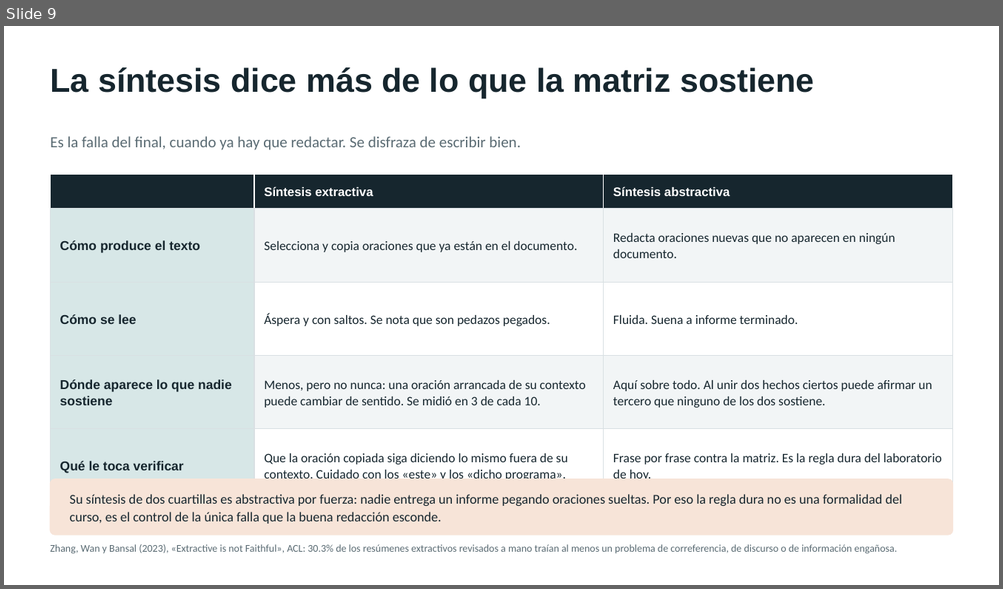
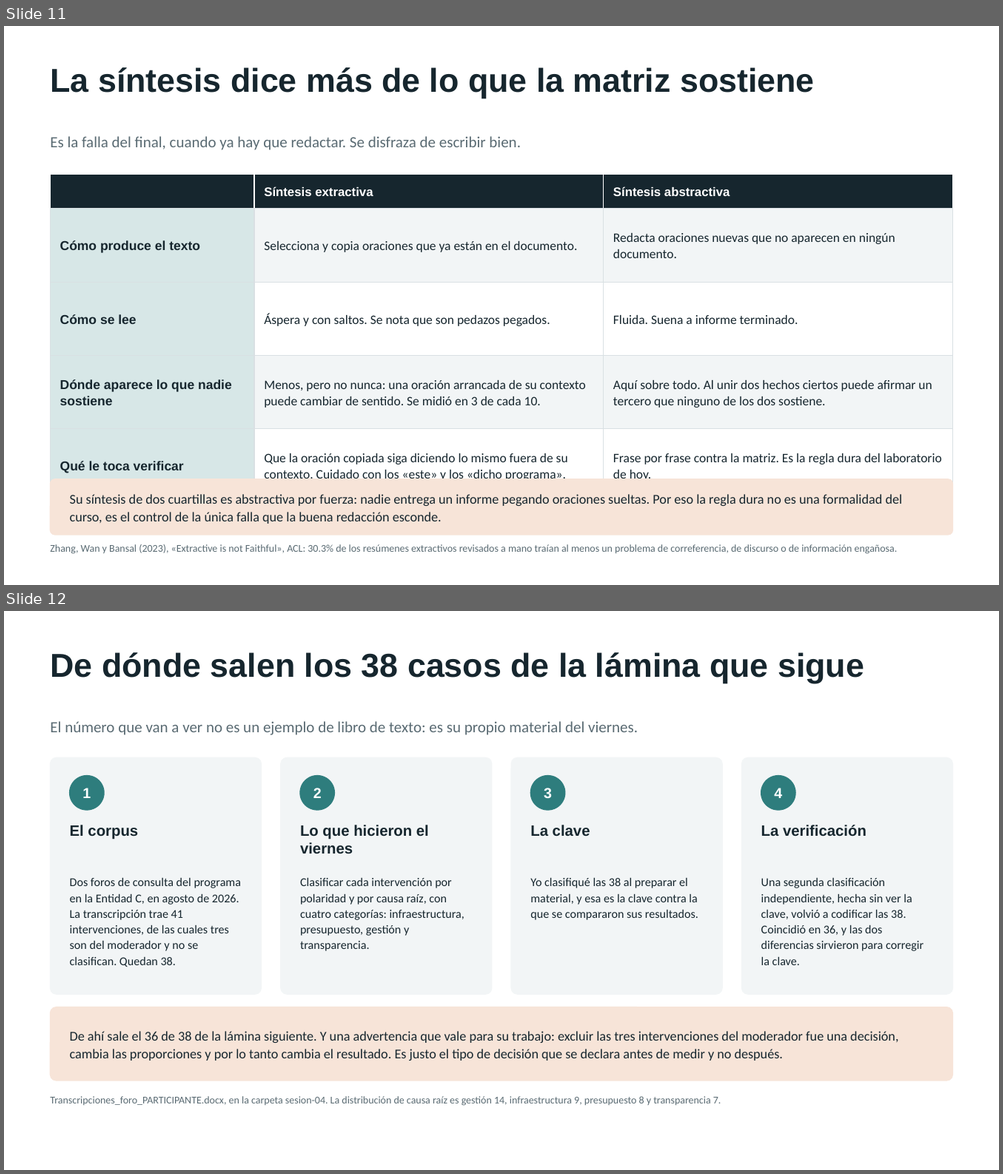
Before and after one commit to marvtrejo/curso-inegi-gen-ai, a slide deck: sesion-06/Sesion_06_Laboratorio_Cualitativo.pptx. Shown one above the other, each under a label of ours: slide 9 before the commit, slides 11 and 12 after it. The pictures are 1003x589 and 1003x1174 pixels, drawn with LibreOffice and Linux fonts; fonts in the diff are those of the drawing. Boxes give left, top, right and bottom in pixels: in the first picture for what was removed or moved away, otherwise in the second. Text is boxed around its words. In the diff, an @@ line names an element or a change of style, - is before the commit and + after.

```diff
--- a/sesion-06/Sesion_06_Laboratorio_Cualitativo.pptx
+++ b/sesion-06/Sesion_06_Laboratorio_Cualitativo.pptx
@@ slide 12 added at bbox=[4, 611, 999, 1170], background #FFFFFF @@
@@ text added at bbox=[50, 652, 864, 684], 32 pt, text #16262E, bold @@
+De dónde salen los 38 casos de la lámina que sigue
@@ text added at bbox=[50, 721, 637, 735], 15 pt, text #5A6B73 @@
+El número que van a ver no es un ejemplo de libro de texto: es su propio material del viernes.
@@ rounded rectangle added at bbox=[51, 758, 262, 994], fill #F2F5F6, outline #F2F5F6 1 pt @@
@@ rounded rectangle added at bbox=[281, 758, 492, 994], fill #F2F5F6, outline #F2F5F6 1 pt @@
@@ rounded rectangle added at bbox=[512, 758, 723, 994], fill #F2F5F6, outline #F2F5F6 1 pt @@
@@ rounded rectangle added at bbox=[742, 758, 953, 994], fill #F2F5F6, outline #F2F5F6 1 pt @@
@@ ellipse added at bbox=[70, 776, 104, 810], fill #2E7D7D, outline #2E7D7D 1 pt @@
@@ text added at bbox=[82, 788, 91, 798], 14 pt, text #FFFFFF, bold @@
+1
@@ ellipse added at bbox=[300, 776, 335, 810], fill #2E7D7D, outline #2E7D7D 1 pt @@
@@ text added at bbox=[313, 788, 321, 798], 14 pt, text #FFFFFF, bold @@
+2
@@ ellipse added at bbox=[531, 776, 565, 810], fill #2E7D7D, outline #2E7D7D 1 pt @@
@@ text added at bbox=[543, 788, 552, 798], 14 pt, text #FFFFFF, bold @@
+3
@@ ellipse added at bbox=[761, 776, 796, 810], fill #2E7D7D, outline #2E7D7D 1 pt @@
@@ text added at bbox=[774, 788, 782, 798], 14 pt, text #FFFFFF, bold @@
+4
@@ text added at bbox=[70, 825, 138, 840], 14.5 pt, text #16262E, bold @@
+El corpus
@@ text added at bbox=[300, 825, 429, 854], 14.5 pt, text #16262E, bold @@
+Lo que hicieron el viernes
@@ text added at bbox=[530, 825, 590, 836], 14.5 pt, text #16262E, bold @@
+La clave
@@ text added at bbox=[761, 825, 866, 836], 14.5 pt, text #16262E, bold @@
+La verificación
@@ text added at bbox=[70, 877, 242, 967], 11.5 pt, text #16262E @@
+Dos foros de consulta del programa en la Entidad C, en agosto de 2026. La transcripción trae 41 intervenciones, de las cuales tres son del moderador y no se clasifican. Quedan 38.
@@ text added at bbox=[300, 877, 464, 951], 11.5 pt, text #16262E @@
+Clasificar cada intervención por polaridad y por causa raíz, con cuatro categorías: infraestructura, presupuesto, gestión y transparencia.
@@ text added at bbox=[530, 877, 698, 920], 11.5 pt, text #16262E @@
+Yo clasifiqué las 38 al preparar el material, y esa es la clave contra la que se compararon sus resultados.
@@ text added at bbox=[761, 878, 923, 965], 11.5 pt, text #16262E @@
+Una segunda clasificación independiente, hecha sin ver la clave, volvió a codificar las 38. Coincidió en 36, y las dos diferencias sirvieron para corregir la clave.
@@ rounded rectangle added at bbox=[51, 1007, 952, 1080], fill #F7E4D8, outline #F7E4D8 1 pt @@
@@ text added at bbox=[70, 1031, 898, 1061], 13 pt, text #16262E @@
+De ahí sale el 36 de 38 de la lámina siguiente. Y una advertencia que vale para su trabajo: excluir las tres intervenciones del moderador fue una decisión, cambia las proporciones y por lo tanto cambia el resultado. Es justo el tipo de decisión que se declara antes de medir y no después.
@@ text added at bbox=[50, 1096, 721, 1106], 10 pt, text #5A6B73 @@
+Transcripciones_foro_PARTICIPANTE.docx, en la carpeta sesion-04. La distribución de causa raíz es gestión 14, infraestructura 9, presupuesto 8 y transparencia 7.
@@ what was slide 9 is now slide 11 @@
```
Also in this commit, not shown: 10 slides changed, 2 other slides added, 2 other files.
